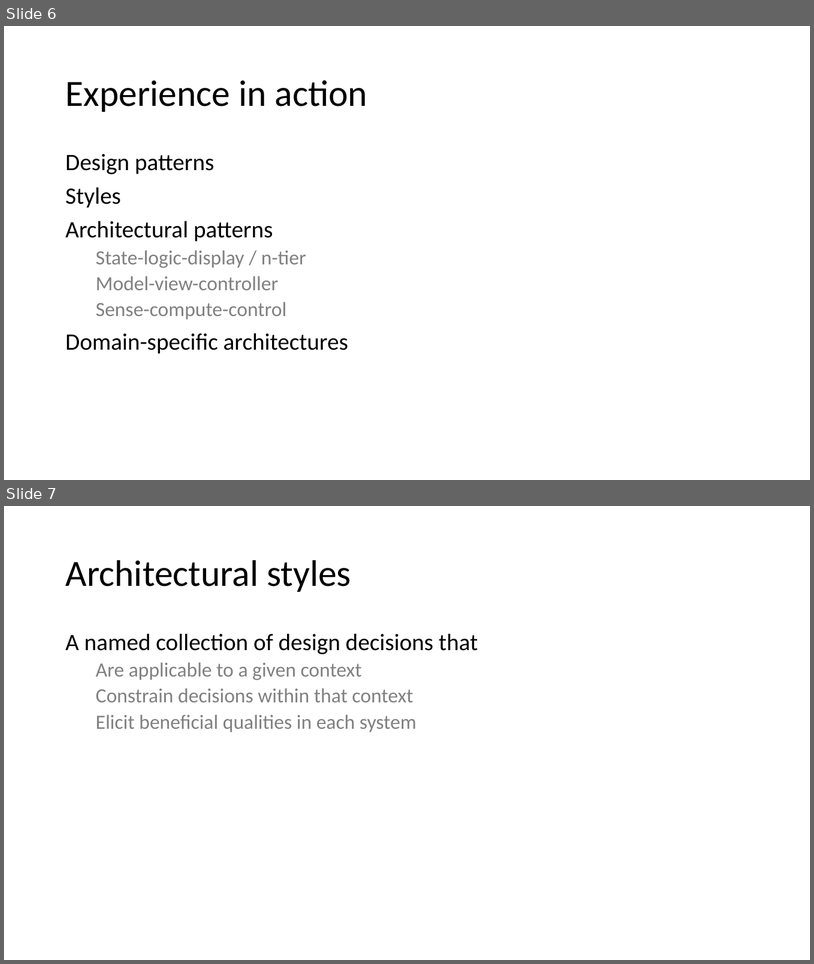
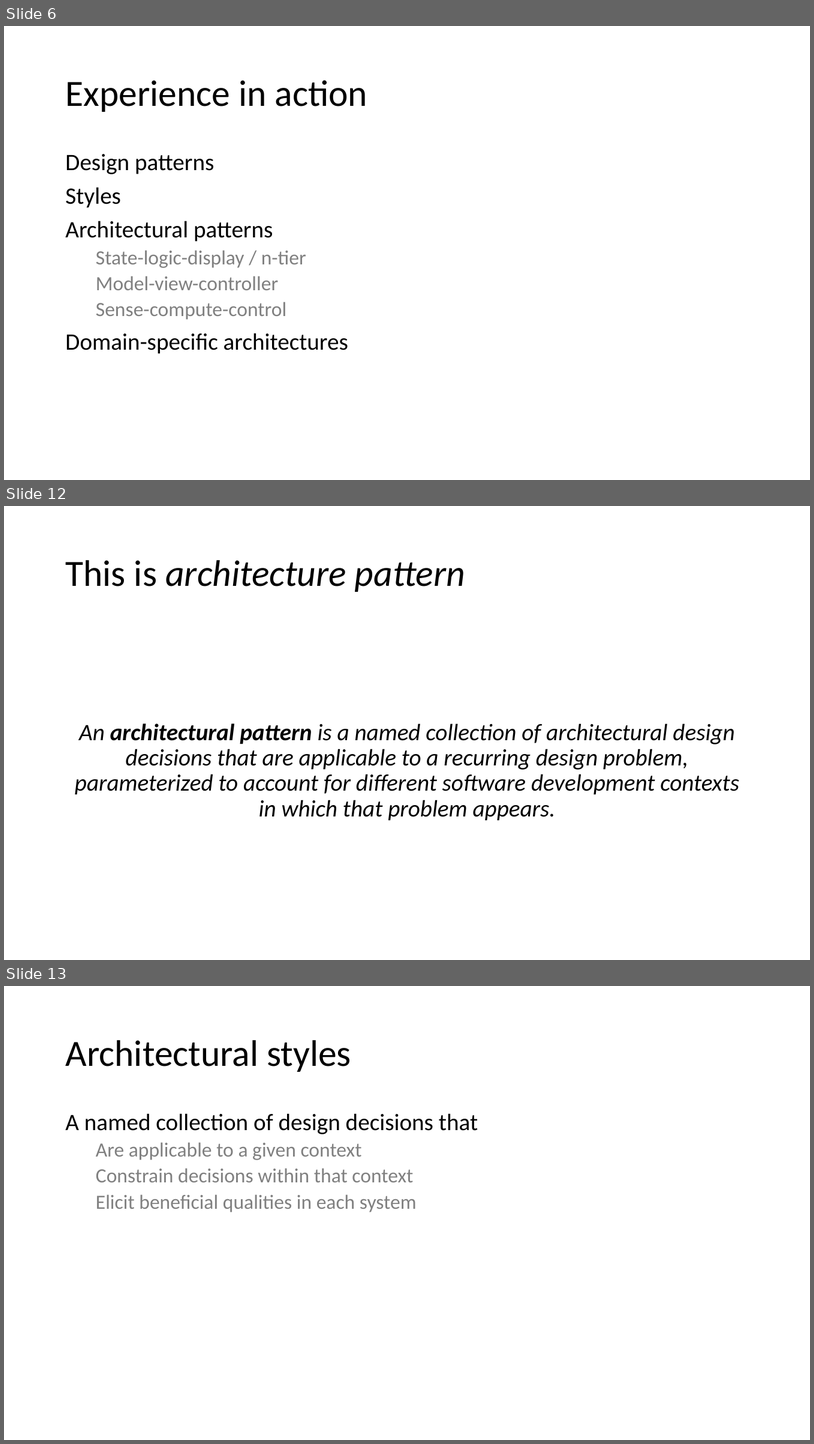
Before and after one commit to IrenaNiu/SU_CPSC_5200_20WQ, a slide deck: lectures/20WQ-01-30 Architecture patterns and styles.pptx. Shown one above the other, each under a label of ours: slides 6 and 7 before the commit, slides 6, 12 and 13 after it; the slides between them are not shown. The pictures are 814x964 and 814x1444 pixels, drawn with LibreOffice and Linux fonts; fonts in the diff are those of the drawing. Boxes give left, top, right and bottom in pixels: in the first picture for what was removed or moved away, otherwise in the second. Text is boxed around its words. In the diff, an @@ line names an element or a change of style, - is before the commit and + after.

Commit message:
updated with style / pattern

```diff
--- a/lectures/20WQ-01-30 Architecture patterns and styles.pptx
+++ b/lectures/20WQ-01-30 Architecture patterns and styles.pptx
@@ slide 12 added at [4, 506, 810, 960], background #FFFFFF @@
@@ title added at [65, 560, 465, 592], 44 pt, text #000000, italic @@
+This is architecture pattern
@@ text added at [75, 723, 740, 820], 28 pt, text #000000, italic @@
+An architectural pattern is a named collection of architectural design decisions that are applicable to a recurring design problem, parameterized to account for different software development contexts in which that problem appears.
@@ what was slide 7 is now slide 13 @@
```
Also in this commit, not shown: 1 slide changed, 4 other slides added.
